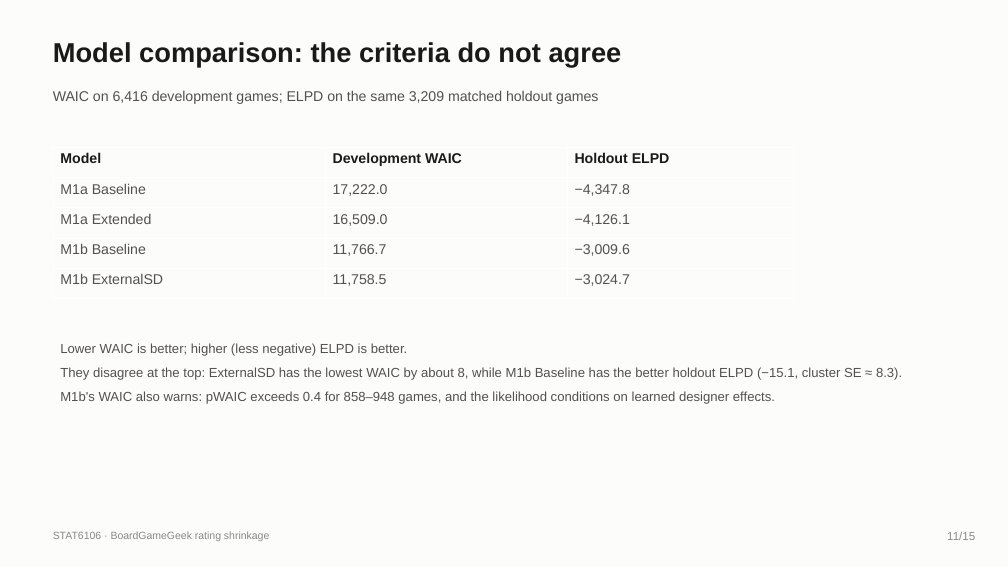
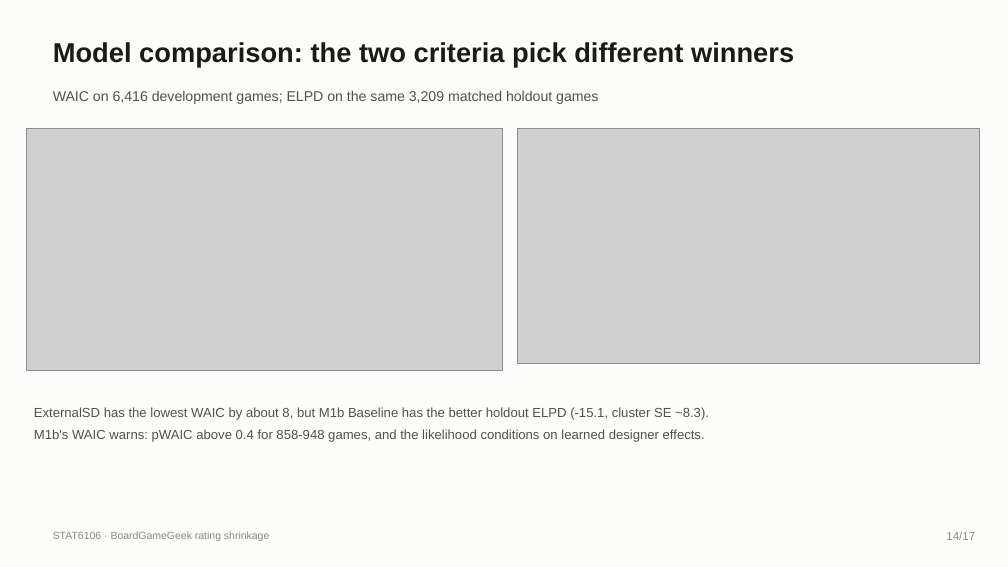
Before and after one commit to iwanttosleeeep/bayesian-boardgame-ratings, a slide deck: slide 14 of slides/Group_deck_draft.pptx (slide 11 before the commit). Drawn at 1008x567 pixels with LibreOffice and Linux fonts; fonts in the diff are those of the drawing; grey boxes stand for pictures. Boxes give left, top, right and bottom in pixels: in the first picture for what was removed or moved away, otherwise in the second. Text is boxed around its words. In the diff, an @@ line names an element or a change of style, - is before the commit and + after.

```diff
--- a/slides/Group_deck_draft.pptx
+++ b/slides/Group_deck_draft.pptx
@@ text at [53, 42, 794, 67]: text changed @@
-Model comparison: the criteria do not agree
+Model comparison: the two criteria pick different winners
@@ picture added at [26, 129, 503, 371] @@
@@ table removed at [53, 147, 794, 299], 5 rows, 3 columns @@
-Model | Development WAIC | Holdout ELPD
-M1a Baseline | 17,222.0 | −4,347.8
-M1a Extended | 16,509.0 | −4,126.1
-M1b Baseline | 11,766.7 | −3,009.6
-M1b ExternalSD | 11,758.5 | −3,024.7
@@ picture added at [518, 129, 979, 363] @@
@@ text at [34, 407, 709, 442]: text changed @@
-Lower WAIC is better; higher (less negative) ELPD is better.
-They disagree at the top: ExternalSD has the lowest WAIC by about 8, while M1b Baseline has the better holdout ELPD (−15.1, cluster SE ≈ 8.3).
-M1b's WAIC also warns: pWAIC exceeds 0.4 for 858–948 games, and the likelihood conditions on learned designer effects.
+ExternalSD has the lowest WAIC by about 8, but M1b Baseline has the better holdout ELPD (-15.1, cluster SE ~8.3).
+M1b's WAIC warns: pWAIC above 0.4 for 858-948 games, and the likelihood conditions on learned designer effects.
@@ text at [946, 532, 975, 540]: text changed @@
-11/15
+14/17
```
Also in this commit, not shown: 8 other slides changed, 7 slides added, 5 slides removed, 2 other files.
